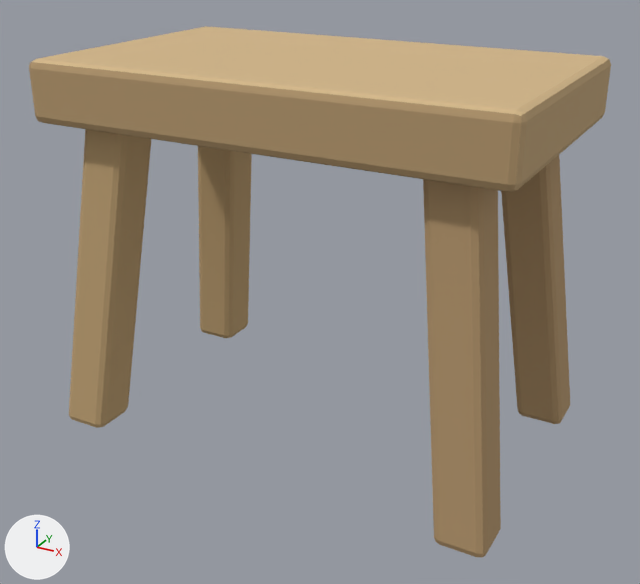
Two versions of the Blender file art/items/workbench_t1/workbench_t1.blend, one commit apart.
Rendered twice from a 50 mm camera at (0.947, -1.733, 1.208) aimed at (0.014, -0.037, 0.361). Arrows for +X, +Y and +Z are at lower left; the lights stay in place. The picture after the commit comes second.

The first picture shows 'workbench_t1'.
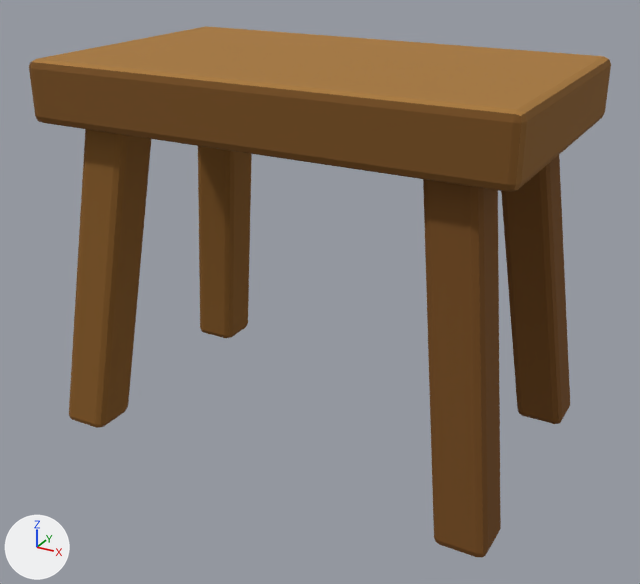
The change, as a diff of the scene's bpy script:
```diff
--- a/art/items/workbench_t1/workbench_t1.blend.py
+++ b/art/items/workbench_t1/workbench_t1.blend.py
@@ me_workbench_t1 @@
 me_workbench_t1.from_pydata(...)  # 280 vertices, 270 faces; spans x -0.556..0.556, y -0.341..0.341, z 0.0..0.9
 # used by ob_workbench_t1; location = (0.0, 0.0, 0.0)
+# me_workbench_t1 part 1: 270 faces centred in x -0.554..0.554, y -0.339..0.339, z 0.0..0.9 are repainted in the vertex colours; the middle colour goes from brown #bd9f75 to brown #835829
 me_workbench_t1.materials.append(mat_workbench_wood)
```

Where the change shows, as pixel boxes (x1, y1, x2, y2) in the pictures (640 x 584 px):
part 1 of me_workbench_t1, recoloured (darker)
    both: (29, 26, 611, 557)
